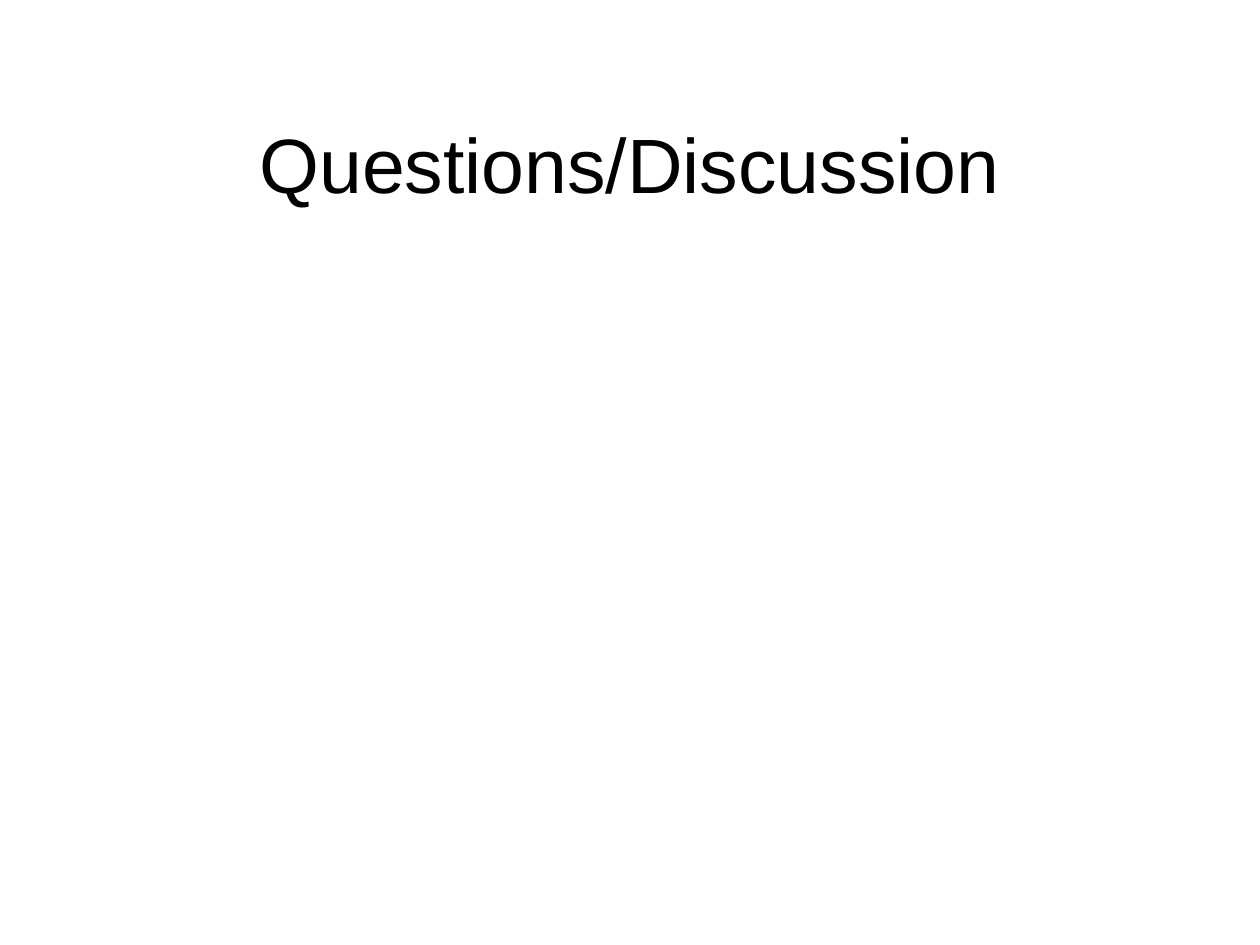
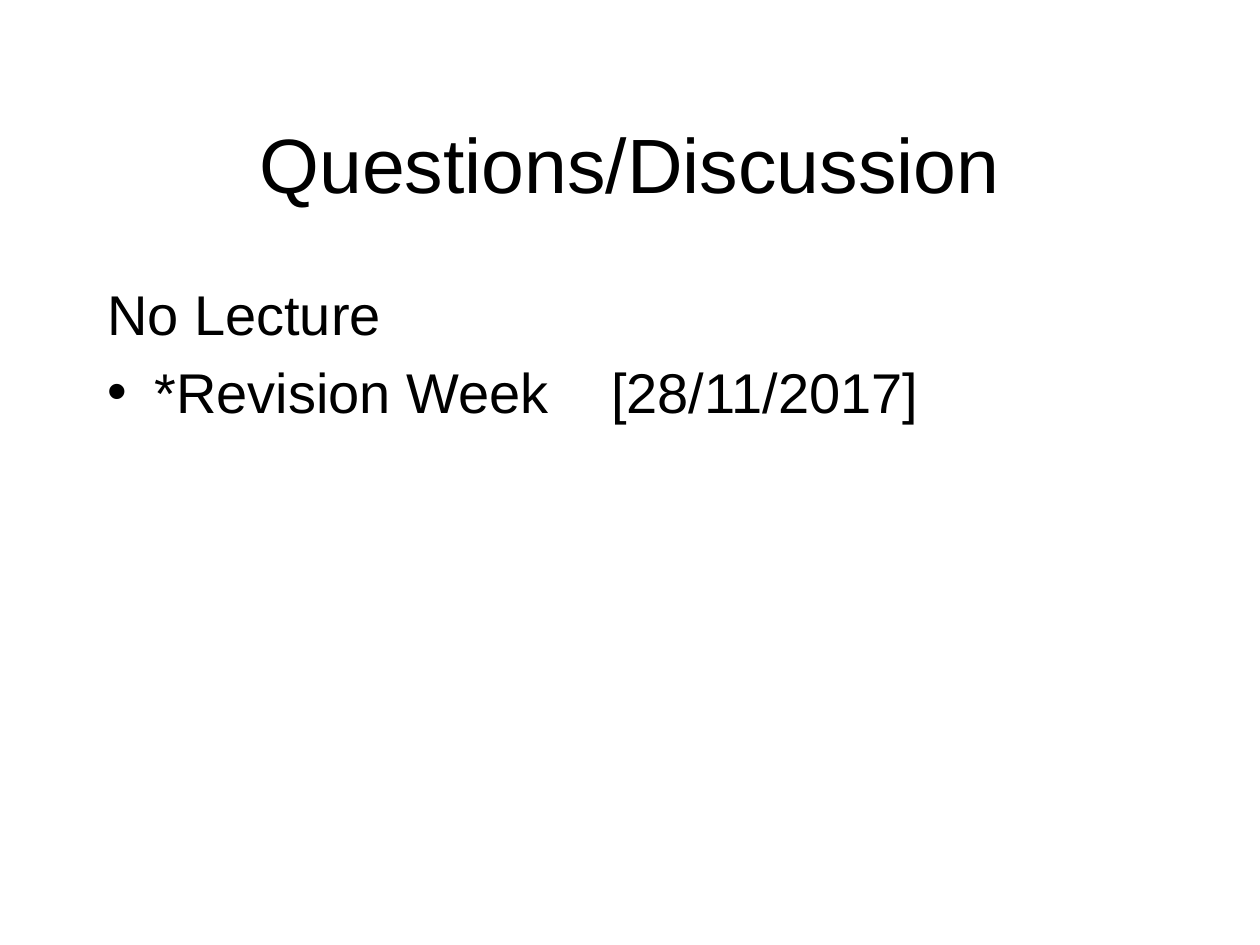
Before and after one commit to octaviordz/zjnu2017.github.io, a slide deck: slide 30 of OOP/lectures/090--Common.Classes.pptx (slide 6 before the commit). Drawn at 1260x945 pixels with LibreOffice and Linux fonts; fonts in the diff are those of the drawing. Boxes give left, top, right and bottom in pixels: in the first picture for what was removed or moved away, otherwise in the second. Text is boxed around its words. In the diff, an @@ line names an element or a change of style, - is before the commit and + after.

```diff
--- a/OOP/lectures/090--Common.Classes.pptx
+++ b/OOP/lectures/090--Common.Classes.pptx
@@ text added at [107,296,918,424], 32 pt, text #000000 @@
+No Lecture
+• *Revision Week [28/11/2017]
```
Also in this commit, not shown: 3 other slides changed, 25 slides added, 1 slide removed, 7 other files.
